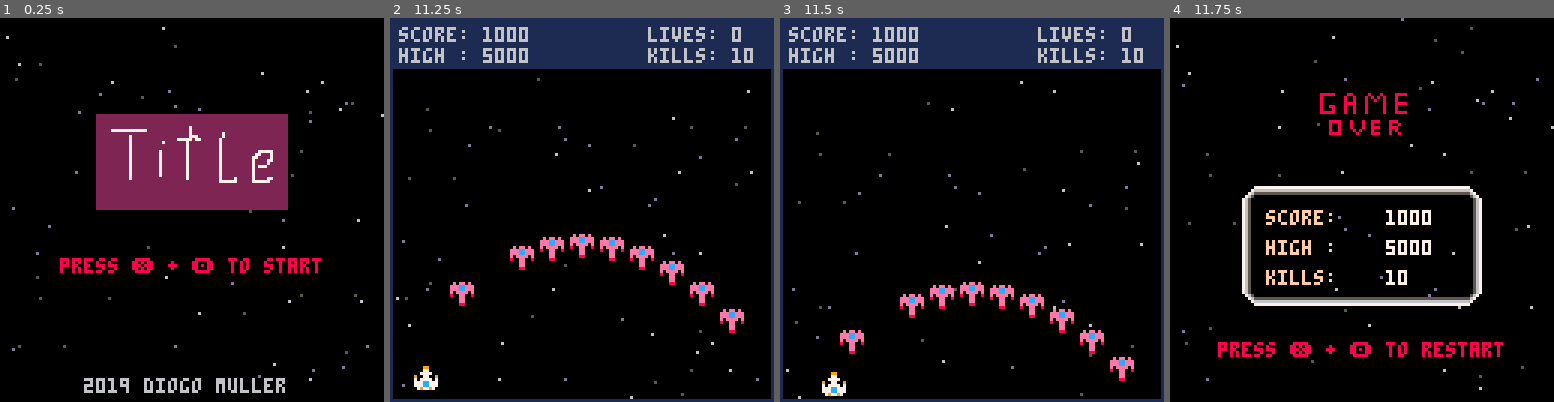
Above: before the commit, frames 1-4 (left to right).
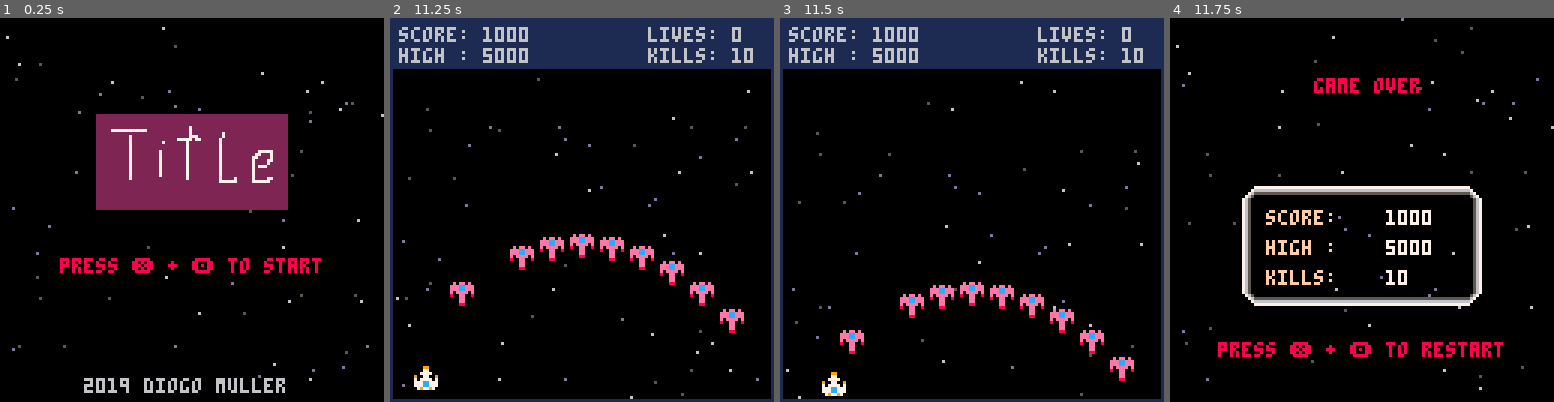
Above: after the commit, the same moments.

Repository: DioMuller/pico-8
Game: PICO-8 cartridge spaceship.p8
Same seed, same stepped clock (60 frames per second), same inputs: the game is played once before the commit and once after it.
Inputs:
- Up to frame 1 (0.25 s): no input
- Up to frame 2 (11.25 s): tap O (Z key) at 0.33, 0.7, 1.43, 2.22, 3.1, 3.98, 4.87, 5.75, 6.63, 7.52, 8.4, 9.28, 10.17, 11.05 s; tap X (X key) at 1.07, 2.07, 2.4, 2.73, 3.07, 3.4, 3.73, 4.07, 4.4, 4.73, 5.07, 5.4, 5.73, 6.07, 6.4, 6.73, 7.07, 7.4, 7.73, 8.07, 8.4, 8.73, 9.07, 9.4, 9.73, 10.07, 10.4, 10.73, 11.07 s; hold Left 1.97-2.37 s; hold Down 2.42-2.82 s; hold Right 2.87-3.53 s; hold Up 3.58-4.08 s; hold Right 4.13-4.53 s; hold Down 4.58-5.08 s; hold Left 5.13-5.8 s; hold Up 5.85-6.18 s; hold Left 6.23-6.63 s; hold Down 6.68-7.08 s; hold Right 7.13-7.8 s; hold Up 7.85-8.35 s; hold Right 8.4-8.8 s; hold Down 8.85-9.35 s; hold Left 9.4-10.07 s; hold Up 10.12-10.45 s; hold Left 10.5-10.9 s; hold Down from 10.95 s (still down)
- Up to frame 3 (11.5 s): release Down at 11.35 s; tap X (X key) at 11.4 s; hold Right from 11.4 s (still down)
- Up to frame 4 (11.75 s): keep holding Right; tap X (X key) at 11.73 s

Frames 1-3 are identical in both runs. In frame 4, 1.2% of the frame differs, in the area x 37-65%, y 15-31%.

Commit message:
Changes to Game Over and Victory.

Diff:
--- a/spaceship.p8
+++ b/spaceship.p8
@@ -108,6 +108,7 @@
 local high = 5000
 local lives = 3
 local kills = 0
+local level = 1
 local wave = 0
 
 -- particles
@@ -382,22 +383,17 @@
 end
 
 function draw_gameover()
+	print('game over',48,20,8)
+	draw_scores()
+end
+
+function draw_victory()
+	print('level ' .. level .. ' cleared',34,20,7)
+	draw_scores()
+end
+
+function draw_scores()
 	map(16,0)
-
-	print('score:', 32, 64, 15)
-	print(score, 	72, 64, 7)
-	print('high :', 32, 74, 15)
-	print(high, 	72, 74, 7)
-	print('kills:', 32, 84, 15)
-	print(kills, 	72, 84, 7)
-
-	if not blinking then
-		print('press ❎ + 🅾️ to restart',16,108,8)
-	end
-end
-
-function draw_victory()
-	map(32,0)
 
 	print('score:', 32, 64, 15)
 	print(score, 	72, 64, 7)
@@ -574,41 +570,41 @@
 __map__
 0000000000000000000000000000000000000000000000000000000000000000000000000000000000000000000000000000000000000000000000000000000000000000000000000000000000000000000000000000000000000000000000000000000000000000000000000000000000000000000000000000000000000000
 0000000000000000000000000000000000000000000000000000000000000000000000000000000000000000000000000000000000000000000000000000000000000000000000000000000000000000000000000000000000000000000000000000000000000000000000000000000000000000000000000000000000000000
-000000000000000000000000000000000000000000000000000000000000000000000000000068696a6b0000000000000000000000000000000000000000000000000000000000000000000000000000000000000000000000000000000000000000000000000000000000000000000000000000000000000000000000000000
-0000000000000000000000000000000000000000000048494a4b00000000000000000000000078797a7b0000000000000000000000000000000000000000000000000000000000000000000000000000000000000000000000000000000000000000000000000000000000000000000000000000000000000000000000000000
-0000000040414243444546470000000000000000000058595a5b000000000000000000000000000000000000000000000000000000000000000000000000000000000000000000000000000000000000000000000000000000000000000000000000000000000000000000000000000000000000000000000000000000000000
+0000000000000000000000000000000000000000000000000000000000000000000000000000000000000000000000000000000000000000000000000000000000000000000000000000000000000000000000000000000000000000000000000000000000000000000000000000000000000000000000000000000000000000
+0000000000000000000000000000000000000000000000000000000000000000000000000000000000000000000000000000000000000000000000000000000000000000000000000000000000000000000000000000000000000000000000000000000000000000000000000000000000000000000000000000000000000000
+0000000040414243444546470000000000000000000000000000000000000000000000000000000000000000000000000000000000000000000000000000000000000000000000000000000000000000000000000000000000000000000000000000000000000000000000000000000000000000000000000000000000000000
 0000000050515253545556570000000000000000000000000000000000000000000000000000000000000000000000000000000000000000000000000000000000000000000000000000000000000000000000000000000000000000000000000000000000000000000000000000000000000000000000000000000000000000
 0000000060616263646566670000000000000000000000000000000000000000000000000000000000000000000000000000000000000000000000000000000000000000000000000000000000000000000000000000000000000000000000000000000000000000000000000000000000000000000000000000000000000000
-000000007071727374757677000000000000004e6f6f6f6f6f6f6f6f4f0000000000004e6f6f6f6f6f6f6f6f4f0000000000000000000000000000000000000000000000000000000000000000000000000000000000000000000000000000000000000000000000000000000000000000000000000000000000000000000000
-000000000000000000000000000000000000006e00000000000000007e0000000000006e00000000000000007e0000000000000000000000000000000000000000000000000000000000000000000000000000000000000000000000000000000000000000000000000000000000000000000000000000000000000000000000
-000000000000000000000000000000000000006e00000000000000007e0000000000006e00000000000000007e0000000000000000000000000000000000000000000000000000000000000000000000000000000000000000000000000000000000000000000000000000000000000000000000000000000000000000000000
-000000000000000000000000000000000000006e00000000000000007e0000000000006e00000000000000007e0000000000000000000000000000000000000000000000000000000000000000000000000000000000000000000000000000000000000000000000000000000000000000000000000000000000000000000000
-000000000000000000000000000000000000005e7f7f7f7f7f7f7f7f5f0000000000005e7f7f7f7f7f7f7f7f5f0000000000000000000000000000000000000000000000000000000000000000000000000000000000000000000000000000000000000000000000000000000000000000000000000000000000000000000000
-…(28 lines of a section not shown)…
+000000007071727374757677000000000000004e6f6f6f6f6f6f6f6f4f000000000000000000000000000000000000000000000000000000000000000000000000000000000000000000000000000000000000000000000000000000000000000000000000000000000000000000000000000000000000000000000000000000
+000000000000000000000000000000000000006e00000000000000007e000000000000000000000000000000000000000000000000000000000000000000000000000000000000000000000000000000000000000000000000000000000000000000000000000000000000000000000000000000000000000000000000000000
+000000000000000000000000000000000000006e00000000000000007e000000000000000000000000000000000000000000000000000000000000000000000000000000000000000000000000000000000000000000000000000000000000000000000000000000000000000000000000000000000000000000000000000000
+000000000000000000000000000000000000006e00000000000000007e000000000000000000000000000000000000000000000000000000000000000000000000000000000000000000000000000000000000000000000000000000000000000000000000000000000000000000000000000000000000000000000000000000
+000000000000000000000000000000000000005e7f7f7f7f7f7f7f7f5f000000000000000000000000000000000000000000000000000000000000000000000000000000000000000000000000000000000000000000000000000000000000000000000000000000000000000000000000000000000000000000000000000000
+…(28 lines of a section not shown)…
